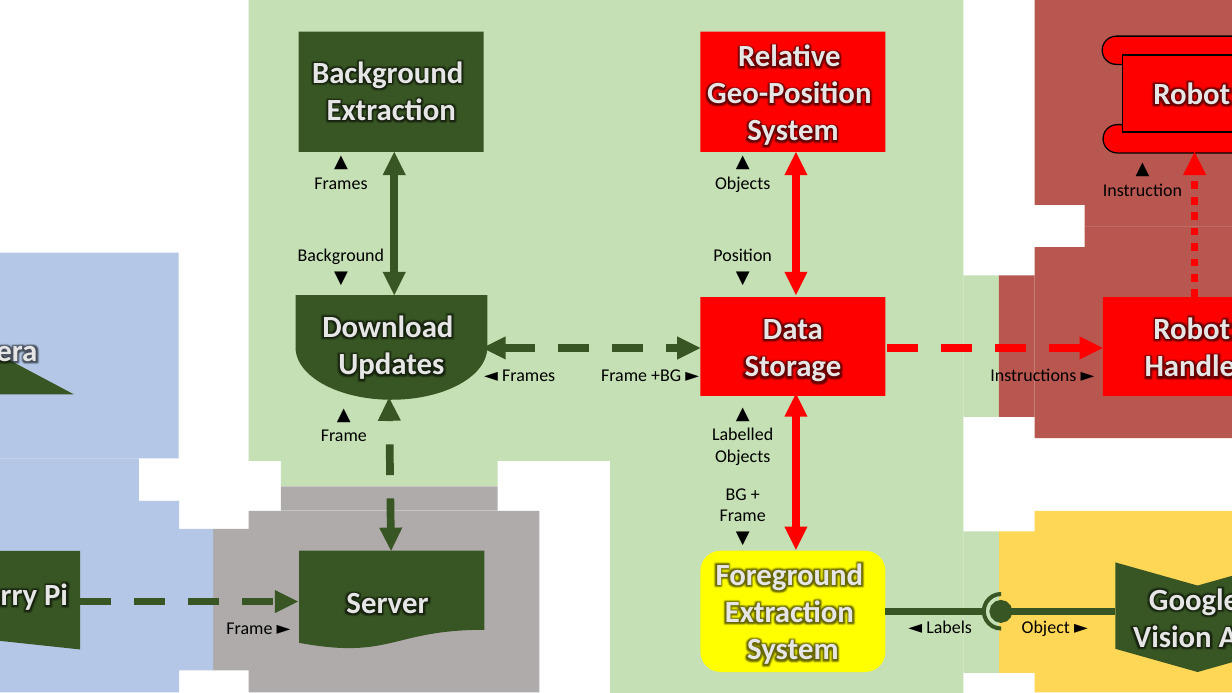
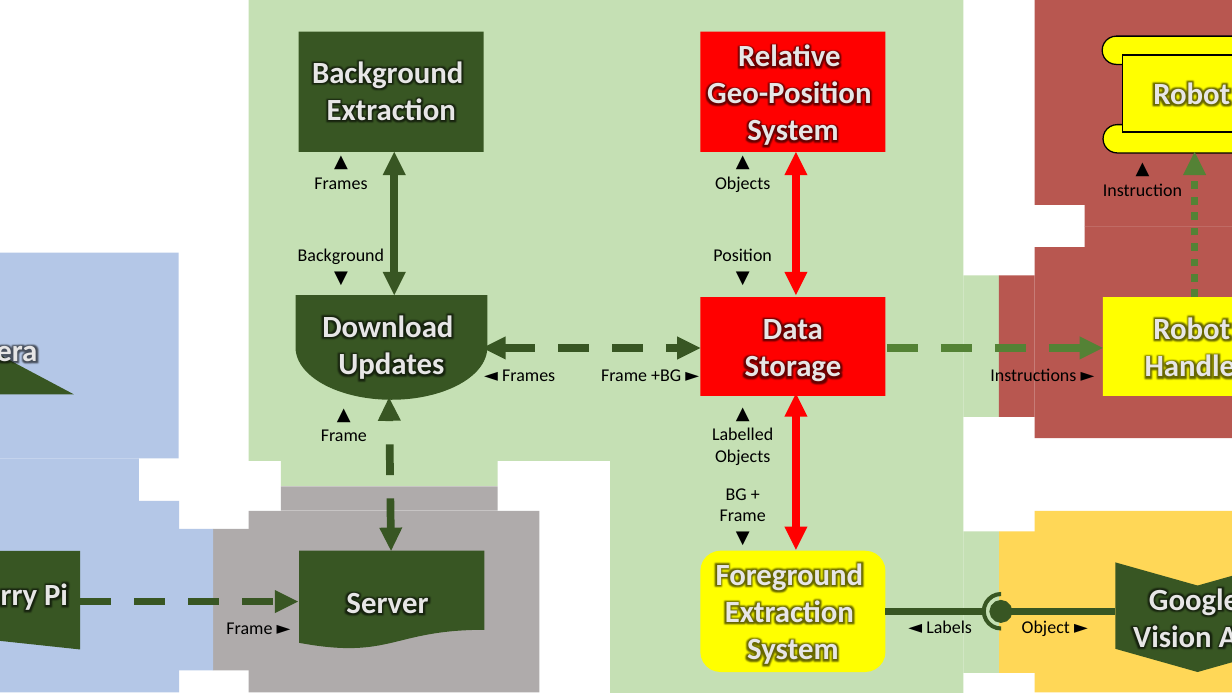
Before and after one commit to Iranaphor/Autonomous-Litter-Collection, a slide deck: slide 9 of Visual Plan.pptx. Drawn at 1232x693 pixels with LibreOffice and Linux fonts; fonts in the diff are those of the drawing. Boxes give left, top, right and bottom in pixels: in the first picture for what was removed or moved away, otherwise in the second. Text is boxed around its words. In the diff, an @@ line names an element or a change of style, - is before the commit and + after.

```diff
--- a/Visual Plan.pptx
+++ b/Visual Plan.pptx
@@ fill #FF0000 to #FFFF00 in 4 elements at <box>1104,298,1232,396</box>, <box>1103,36,1232,65</box>, <box>1104,125,1232,153</box>, <box>1123,55,1232,132</box> @@
@@ arrow (1195, 298) - (1195, 152): stroke #FF0000 6 pt dashed to #548235 6 pt dashed @@
@@ arrow (887, 348) - (1104, 348): stroke #FF0000 6 pt dashed to #548235 6 pt dashed @@
```
Also in this commit, not shown: 1 other slide changed, 1 other file.
